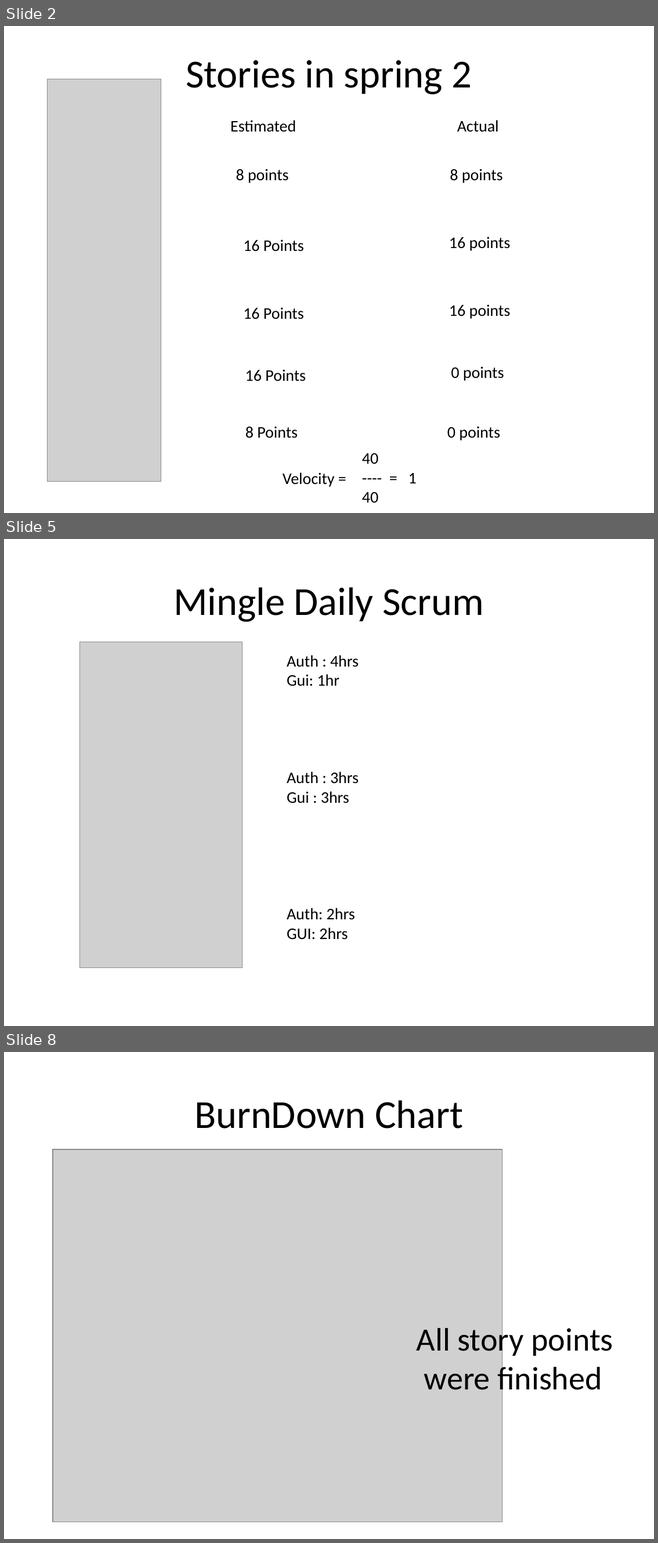
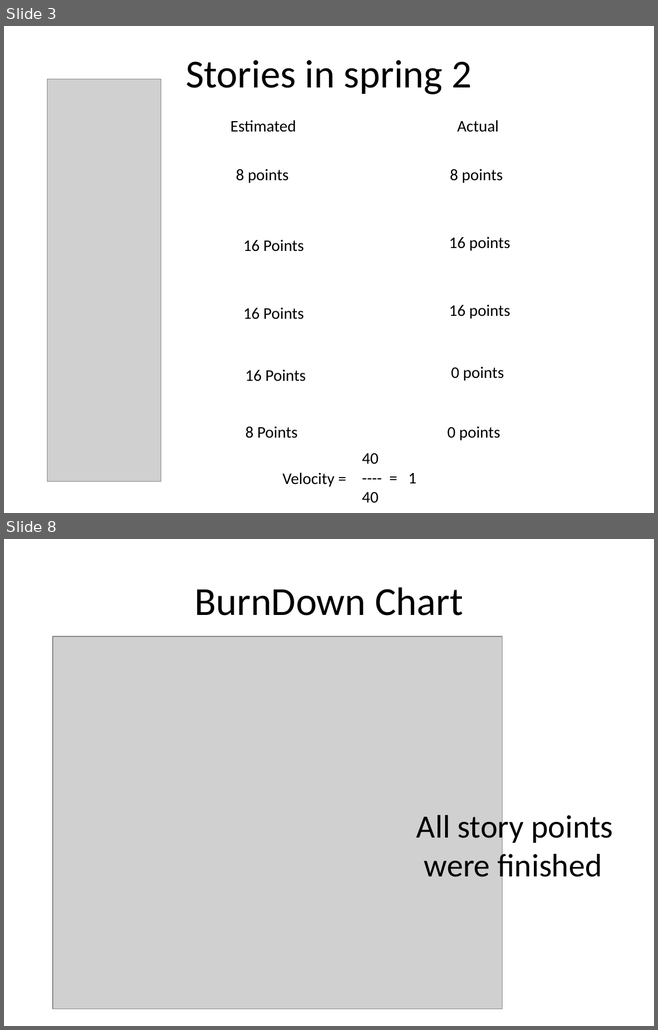
Before and after one commit to FIU-SCIS-Senior-Project-2015-Spring/Designer-Drugs-Database-App, a slide deck: Presentation Slides/Presentation 3.pptx. Shown one above the other, each under a label of ours: slides 2, 5 and 8 before the commit, slides 3 and 8 after it; the slides between them are not shown. The pictures are 658x1543 and 658x1030 pixels, drawn with LibreOffice and Linux fonts; fonts in the diff are those of the drawing; grey boxes stand for pictures. Boxes give left, top, right and bottom in pixels: in the first picture for what was removed or moved away, otherwise in the second. Text is boxed around its words. In the diff, an @@ line names an element or a change of style, - is before the commit and + after.

```diff
--- a/Presentation Slides/Presentation 3.pptx
+++ b/Presentation Slides/Presentation 3.pptx
@@ slide 5 removed at [4,539,654,1026], background #FFFFFF @@
@@ title removed at [173,587,484,622] @@
-Mingle Daily Scrum
@@ picture removed at [80,642,242,968] @@
@@ text removed at [286,655,358,940] @@
-Auth : 4hrs
-Gui: 1hr
-Auth : 3hrs
-Gui : 3hrs
-Auth: 2hrs
-GUI: 2hrs
@@ what was slide 2 is now slide 3 @@
```
Also in this commit, not shown: 2 slides changed, 3 slides added, 2 other slides removed, 1 other file.
